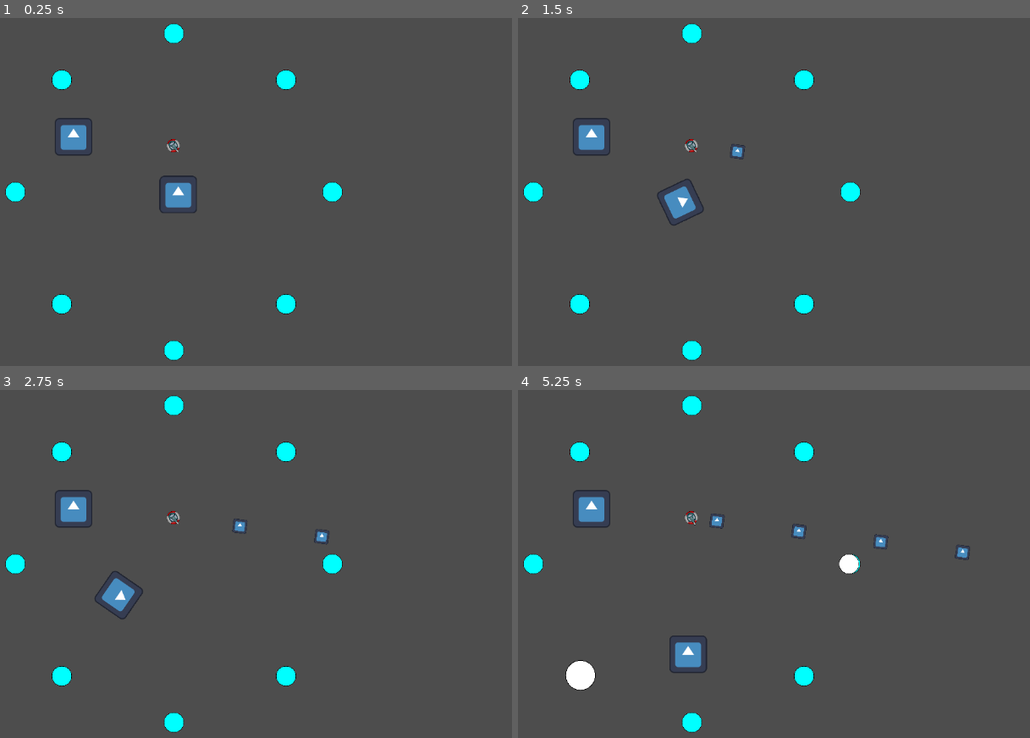
Above: before the commit, frames 1-4 (two rows, left to right).
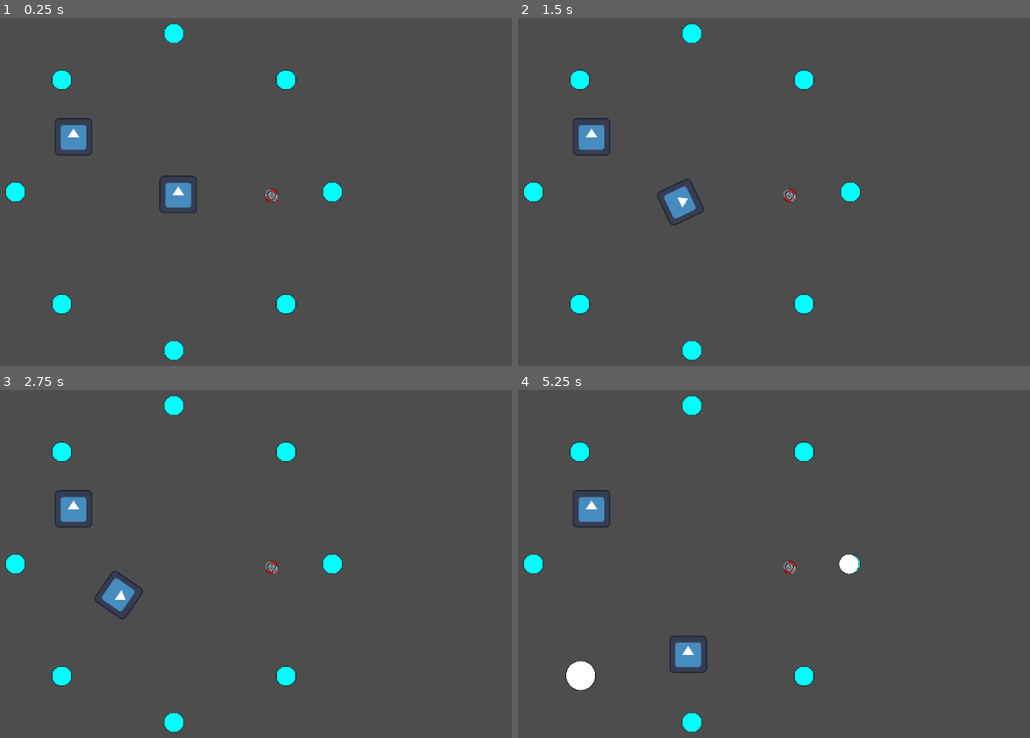
Above: after the commit, the same moments.

Repository: DarkerQueenSara/wave-defense
Game: Godot game, scene res://scenes/main_scene.tscn
Same seed, same stepped clock (60 frames per second), same inputs: the game is played once before the commit and once after it. The engine's default icon, where the game draws it, is replaced by a stand-in: a white triangle on a blue panel in a dark square.
Inputs:
- Up to frame 1 (0.25 s): no input
- Up to frame 2 (1.5 s): tap Enter at 0.5 s; hold Right (right) 0.53-1.28 s; tap X (towerMagnet) at 0.6 s; hold Down (down) from 1.28 s (still down); tap Z (towerNormal) at 1.35 s
- Up to frame 3 (2.75 s): release Down (down) at 2.03 s; hold Right (right) from 2.03 s (still down); tap C (towerRepel) at 2.1 s
- Up to frame 4 (5.25 s): release Right (right) at 2.78 s; hold Up (up) 2.78-3.53 s; tap one key every 0.75 s from 2.85 s: X (towerMagnet) Z (towerNormal) C (towerRepel) X (towerMagnet); hold A (left) 3.53-5.03 s; hold Down (down) from 5.03 s (still down)

The runs differ from the first frame. In frame 1, 0.1% of the frame differs, in the area x 32-55%, y 34-53%; in frame 2, 0.2%; in frame 3, 0.3%; in frame 4, 0.5%, in the area x 9-89%, y 34-87%.

Commit message:
fixed bug in magnet

Diff:
--- a/scenes/magnet.tscn
+++ b/scenes/magnet.tscn
@@ -9,3 +9,6 @@
 
 [node name="Sprite2D" parent="." index="0"]
 texture = ExtResource("3_l8kci")
+
+[node name="CollisionShape2D" parent="Area2D" index="0"]
+scale = Vector2(50, 50)
--- a/scenes/main_scene.tscn
+++ b/scenes/main_scene.tscn
@@ -8,7 +8,7 @@
 [ext_resource type="PackedScene" uid="uid://brdjr7mn07rd" path="res://scenes/player.tscn" id="4_uuxnm"]
 [ext_resource type="PackedScene" uid="uid://nof136r48xpt" path="res://scenes/wave.tscn" id="5_pfcyh"]
 [ext_resource type="PackedScene" uid="uid://0mov2oufl77v" path="res://scenes/resource.tscn" id="5_vbinm"]
-[ext_resource type="PackedScene" uid="uid://d0xdt4jxlkvxw" path="res://scenes/projectile_turret.tscn" id="9_yxfak"]
+[ext_resource type="PackedScene" uid="uid://c2kscjm3ieb20" path="res://scenes/magnet.tscn" id="9_54ioj"]
 
 [node name="MainScene" type="Node2D"]
 
@@ -106,8 +106,8 @@
 
 [node name="WaveSpawner" type="Node2D" parent="."]
 
-[node name="ProjectileTurret" parent="." instance=ExtResource("9_yxfak")]
-position = Vector2(-3, -158)
+[node name="Magnet" parent="." instance=ExtResource("9_54ioj")]
+position = Vector2(332, 12)
 
 [connection signal="timeout" from="EnemyWaveTimer" to="SpawnPointHolder" method="_on_wave_timer_timeout"]
 [connection signal="timeout" from="WaterWaveTimer" to="SpawnPointHolder" method="_on_water_wave_timer_timeout"]
--- a/scripts/magnet.gd
+++ b/scripts/magnet.gd
@@ -1,9 +1,10 @@
 extends TurretBase
 
 func _on_area_2d_body_entered(body: Node2D) -> void:
+	print("here")
 	super(body);
-	body.get_parent().look_at(self.global_position);
-
+	body.get_parent().currentLookAt = self.global_position;
+#
 func _on_area_2d_body_exited(body: Node2D) -> void:
-	#super(body);
-	body.get_parent().look_at(Vector2(0,0));
+	super(body);
+	body.get_parent().currentLookAt = Vector2(0,0);
